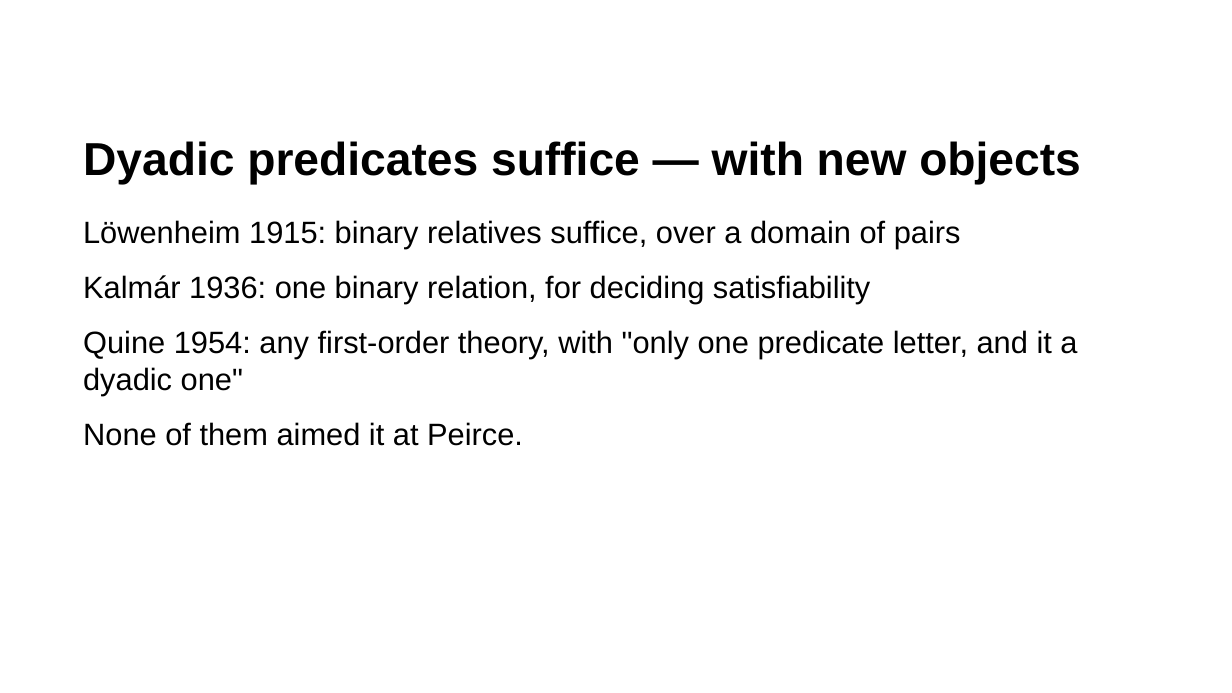
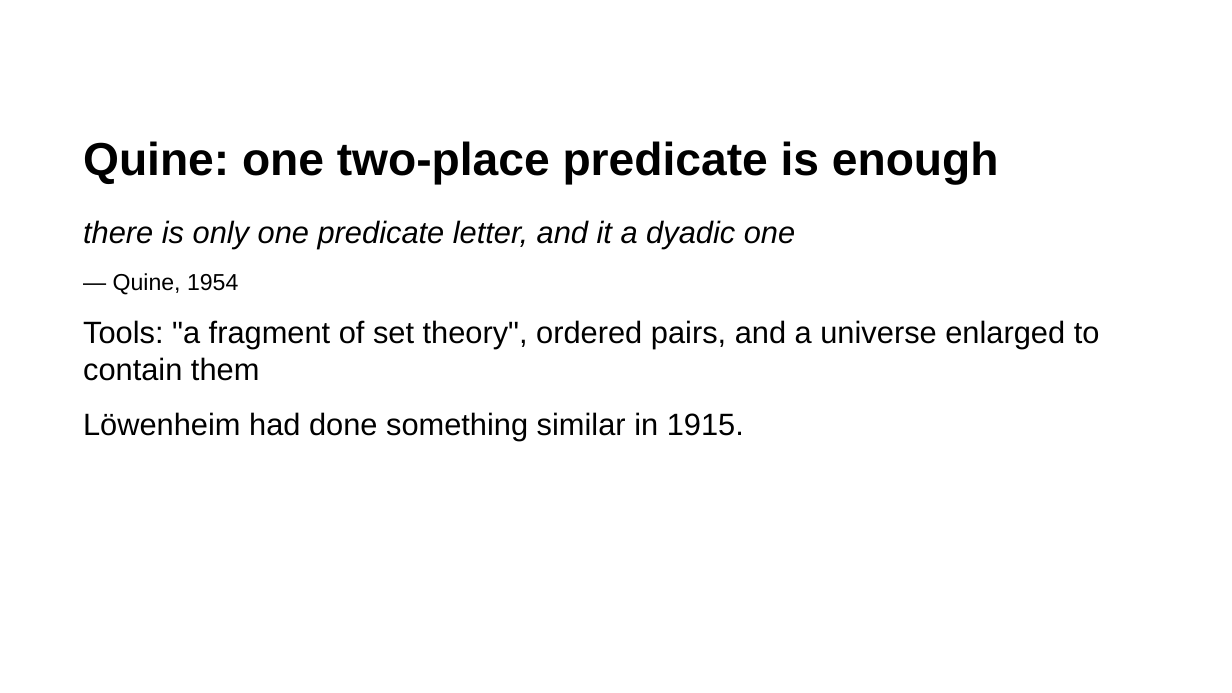
Before and after one commit to rogerSuperBuilderAlpha/algorithmacy-lab, a slide deck: slide 10 of submissions/triadic_reduction/talk/deck.pptx (slide 9 before the commit). Drawn at 1232x693 pixels with LibreOffice and Linux fonts; fonts in the diff are those of the drawing. Boxes give left, top, right and bottom in pixels: in the first picture for what was removed or moved away, otherwise in the second. Text is boxed around its words. In the diff, an @@ line names an element or a change of style, - is before the commit and + after.

```diff
--- a/submissions/triadic_reduction/talk/deck.pptx
+++ b/submissions/triadic_reduction/talk/deck.pptx
@@ text at (83,141,999,185): text changed @@
-Dyadic predicates suffice — with new objects
+Quine: one two-place predicate is enough
@@ text at (83,220,1100,441): text changed @@
-Löwenheim 1915: binary relatives suffice, over a domain of pairs
-Kalmár 1936: one binary relation, for deciding satisfiability
-Quine 1954: any first-order theory, with "only one predicate letter, and it a dyadic one"
-None of them aimed it at Peirce.
+there is only one predicate letter, and it a dyadic one
+— Quine, 1954
+Tools: "a fragment of set theory", ordered pairs, and a universe enlarged to contain them
+Löwenheim had done something similar in 1915.
```
Also in this commit, not shown: 10 other slides changed, 6 slides added, 4 slides removed, 5 other files.
